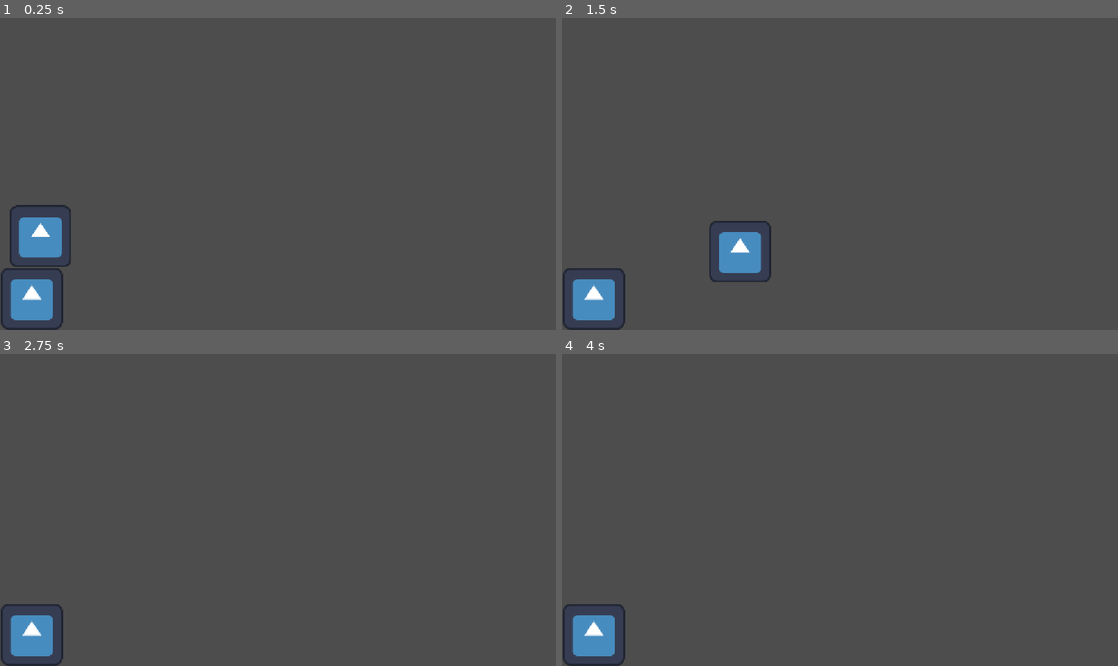
Above: before the commit, frames 1-4 (two rows, left to right).
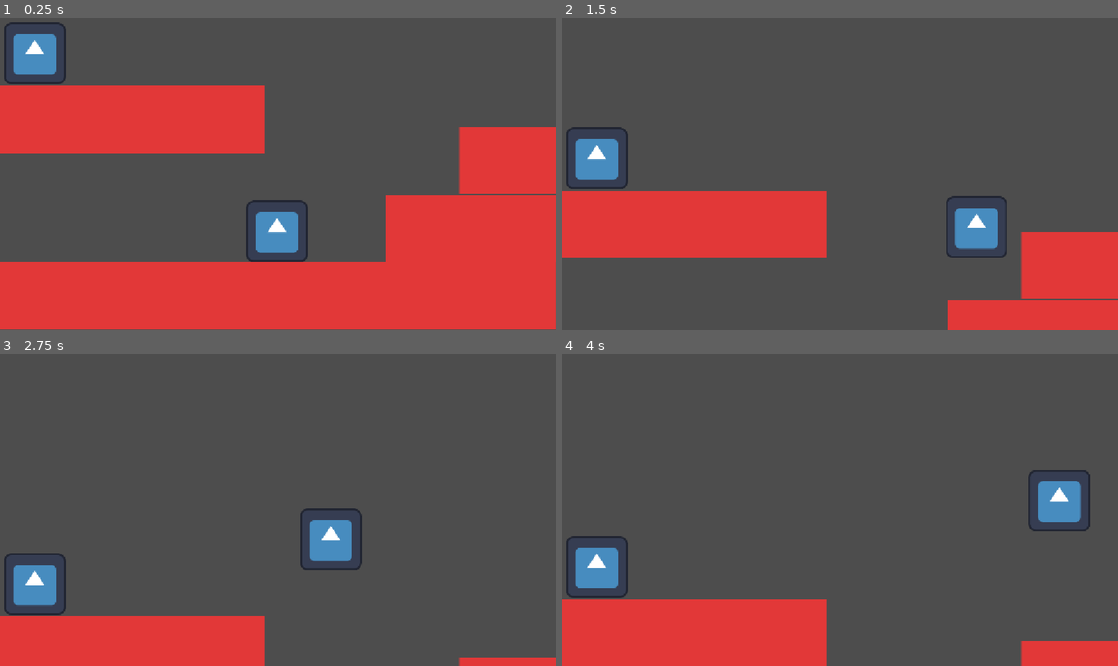
Above: after the commit, the same moments.

Repository: psahyadamar/Only-way-is-UP
Game: Godot game, scene res://Levelnya.tscn
Two runs of this game, one before a commit and one after it. Both use one fixed random seed, a clock stepped at 60 frames per second and the inputs below. Before the commit the project starts from res://yang baru.tscn. The engine's default icon, where the game draws it, is replaced by a stand-in: a white triangle on a blue panel in a dark square.
Inputs:
- Up to frame 1 (0.25 s): no input
- Up to frame 2 (1.5 s): tap Enter at 0.5 s; hold D (Right) from 0.53 s (still down); tap Space (Jump) at 0.6, 0.77, 1.07, 1.35 s
- Up to frame 3 (2.75 s): tap Space (Jump) at 1.52, 1.82, 2.1 s; release D (Right) at 2.03 s; hold A (Left) from 2.03 s (still down)
- Up to frame 4 (4 s): release A (Left) at 2.78 s; hold D (Right) from 2.78 s (still down); tap Space (Jump) at 2.85, 3.02, 3.32, 3.6, 3.77 s

The runs differ from the first frame. In frame 1, 46% of the frame differs, in the area x 0-100%, y 1-100%; in frame 2, 21%; in frame 3, 11%; in frame 4, 14%.

Commit message:
Change 2

Diff:
--- a/Gamejam/Levelnya.tscn
+++ b/Gamejam/Levelnya.tscn
@@ -1,11 +1,50 @@
 [gd_scene format=3 uid="uid://ciomwiu3iqy4e"]
 
 [ext_resource type="PackedScene" uid="uid://bb37wtu1deuhg" path="res://yang baru.tscn" id="1_fkstt"]
+[ext_resource type="PackedScene" uid="uid://e5txbv3mu3af" path="res://Platform bawah.tscn" id="2_eudrh"]
+[ext_resource type="PackedScene" uid="uid://pcowgfb2f16b" path="res://kill.tscn" id="3_03wdf"]
+[ext_resource type="Texture2D" uid="uid://barq67eed08is" path="res://icon.svg" id="4_ctvbi"]
+
+[sub_resource type="RectangleShape2D" id="RectangleShape2D_370rq"]
+size = Vector2(90, 99)
+
+[sub_resource type="RectangleShape2D" id="RectangleShape2D_7g27b"]
+size = Vector2(1175, 586.5)
 
 [node name="Node2D" type="Node2D" unique_id=14881383]
 
 [node name="Node2D" parent="." unique_id=1159760933 instance=ExtResource("1_fkstt")]
-position = Vector2(4, 7)
+position = Vector2(0, -4)
 
-[node name="Camera2D" type="Camera2D" parent="." unique_id=1474598815]
-position = Vector2(576, 325)
+[node name="StaticBody2D" parent="." unique_id=873416842 instance=ExtResource("2_eudrh")]
+position = Vector2(-1, 578)
+
+[node name="StaticBody2D2" parent="." unique_id=1256883050 instance=ExtResource("2_eudrh")]
+position = Vector2(953, 298)
+
+[node name="StaticBody2D3" parent="." unique_id=1708979622 instance=ExtResource("2_eudrh")]
+position = Vector2(801, 438)
+
+[node name="StaticBody2D4" parent="." unique_id=1224968361 instance=ExtResource("2_eudrh")]
+position = Vector2(-604, 212)
+
+[node name="Kill" parent="." unique_id=2024418657 instance=ExtResource("3_03wdf")]
+position = Vector2(-110, 37)
+
+[node name="Sprite2D" type="Sprite2D" parent="Kill" unique_id=1773691836]
+position = Vector2(182, 38)
+texture = ExtResource("4_ctvbi")
+
+[node name="CollisionShape2D" type="CollisionShape2D" parent="Kill" unique_id=1894317837]
+position = Vector2(179, 37)
+shape = SubResource("RectangleShape2D_370rq")
+
+[node name="Kill2" parent="." unique_id=708623693 instance=ExtResource("3_03wdf")]
+position = Vector2(589, 1044)
+
+[node name="Sprite2D" type="Sprite2D" parent="Kill2" unique_id=1202744350]
+position = Vector2(110, -37)
+
+[node name="CollisionShape2D" type="CollisionShape2D" parent="Kill2" unique_id=1702291346]
+position = Vector2(-9.5, 236.75)
+shape = SubResource("RectangleShape2D_7g27b")
--- /dev/null
+++ b/Gamejam/Platform bawah.tscn
@@ -0,0 +1,17 @@
+[gd_scene format=3 uid="uid://e5txbv3mu3af"]
+
+[ext_resource type="Texture2D" uid="uid://dtqpwhywc6687" path="res://api.png" id="1_eoc0v"]
+
+[sub_resource type="RectangleShape2D" id="RectangleShape2D_370rq"]
+size = Vector2(1152, 141)
+
+[node name="StaticBody2D" type="StaticBody2D" unique_id=873416842]
+
+[node name="Sprite2D" type="Sprite2D" parent="." unique_id=1997147553]
+position = Vector2(573.5, -0.5000038)
+scale = Vector2(0.46477178, 0.43302184)
+texture = ExtResource("1_eoc0v")
+
+[node name="CollisionShape2D" type="CollisionShape2D" parent="." unique_id=51053384]
+position = Vector2(577, 0)
+shape = SubResource("RectangleShape2D_370rq")
--- a/Gamejam/camera_2d.gd
+++ b/Gamejam/camera_2d.gd
@@ -1,11 +1 @@
 extends Camera2D
-var cameraspeed := 300
-
-# Called when the node enters the scene tree for the first time.
-func _ready() -> void:
-	pass # Replace with function body.
-
-
-# Called every frame. 'delta' is the elapsed time since the previous frame.
-func _process(delta: float) -> void:
-	cameraspeed += 5
--- a/Gamejam/character_body_2d.gd
+++ b/Gamejam/character_body_2d.gd
@@ -1,19 +1,22 @@
 extends CharacterBody2D
-
 
 const SPEED = 300.0
 const JUMP_VELOCITY = -900
 
+var doublejump := false
 
 func _physics_process(delta: float) -> void:
 	# Add the gravity.
 	if not is_on_floor():
 		velocity += get_gravity() * delta
+	else:
+		doublejump = false
 
 	# Handle jump.
-	if Input.is_action_just_pressed("Jump") and is_on_floor():
+	if Input.is_action_just_pressed("Jump") and (is_on_floor()or !doublejump):
 		velocity.y = JUMP_VELOCITY
-
+		if !is_on_floor():
+			doublejump = true
 	# Get the input direction and handle the movement/deceleration.
 	# As good practice, you should replace UI actions with custom gameplay actions.
 	var direction := Input.get_axis("Left", "Right")
--- /dev/null
+++ b/Gamejam/kill.tscn
@@ -0,0 +1,19 @@
+[gd_scene format=3 uid="uid://pcowgfb2f16b"]
+
+[sub_resource type="GDScript" id="GDScript_h4et6"]
+script/source = "extends Area2D
+
+func _on_body_entered(body: Node2D) -> void:
+	get_tree().reload_current_scene()
+
+
+"
+
+[node name="Kill" type="Area2D" unique_id=2024418657]
+script = SubResource("GDScript_h4et6")
+
+[node name="Timer" type="Timer" parent="." unique_id=1893128106]
+
+[connection signal="body_entered" from="." to="." method="_on_body_entered"]
+[connection signal="body_entered" from="." to="." method=" jawa"]
+[connection signal="timeout" from="Timer" to="." method="_on_timer_timeout"]
--- a/Gamejam/project.godot
+++ b/Gamejam/project.godot
@@ -11,7 +11,7 @@
 [application]
 
 config/name="Game Jam"
-run/main_scene="uid://bb37wtu1deuhg"
+run/main_scene="uid://ciomwiu3iqy4e"
 config/features=PackedStringArray("4.7", "Forward Plus")
 config/icon="res://icon.svg"
 
--- a/Gamejam/yang baru.tscn
+++ b/Gamejam/yang baru.tscn
@@ -2,32 +2,30 @@
 
 [ext_resource type="Script" uid="uid://cl6krmkonue5d" path="res://character_body_2d.gd" id="1_ivwca"]
 [ext_resource type="Texture2D" uid="uid://barq67eed08is" path="res://icon.svg" id="2_cdudb"]
+[ext_resource type="Script" uid="uid://dxadv7rn48115" path="res://camera_2d.gd" id="2_hwj2b"]
 
 [sub_resource type="RectangleShape2D" id="RectangleShape2D_ivwca"]
 size = Vector2(127, 127)
 
-[sub_resource type="RectangleShape2D" id="RectangleShape2D_370rq"]
-size = Vector2(273, 129)
-
 [node name="Node2D" type="Node2D" unique_id=1159760933]
 
-[node name="CharacterBody2D" type="CharacterBody2D" parent="." unique_id=219313754]
+[node name="Player" type="CharacterBody2D" parent="." unique_id=219313754]
+position = Vector2(490, 4)
 script = ExtResource("1_ivwca")
 
-[node name="Sprite2D" type="Sprite2D" parent="CharacterBody2D" unique_id=458634305]
+[node name="Camera2D" type="Camera2D" parent="Player" unique_id=1793758636]
+position = Vector2(92, 325)
+process_callback = 0
+limit_left = 0
+limit_right = 1152
+position_smoothing_enabled = true
+position_smoothing_speed = 2.0
+script = ExtResource("2_hwj2b")
+
+[node name="Sprite2D" type="Sprite2D" parent="Player" unique_id=458634305]
 position = Vector2(84, 446)
 texture = ExtResource("2_cdudb")
 
-[node name="CollisionShape2D" type="CollisionShape2D" parent="CharacterBody2D" unique_id=1985277730]
-position = Vector2(83.5, 446.5)
+[node name="CollisionShape2D" type="CollisionShape2D" parent="Player" unique_id=1985277730]
+position = Vector2(84, 446)
 shape = SubResource("RectangleShape2D_ivwca")
-
-[node name="StaticBody2D" type="StaticBody2D" parent="." unique_id=1370242076]
-position = Vector2(66, 583)
-
-[node name="CollisionShape2D" type="CollisionShape2D" parent="StaticBody2D" unique_id=13910259]
-position = Vector2(73.5, -0.5)
-shape = SubResource("RectangleShape2D_370rq")
-
-[node name="Sprite2D" type="Sprite2D" parent="StaticBody2D" unique_id=608414541]
-texture = ExtResource("2_cdudb")
Binary file added: Gamejam/api.png
Not shown, added: Gamejam/api.png.import
